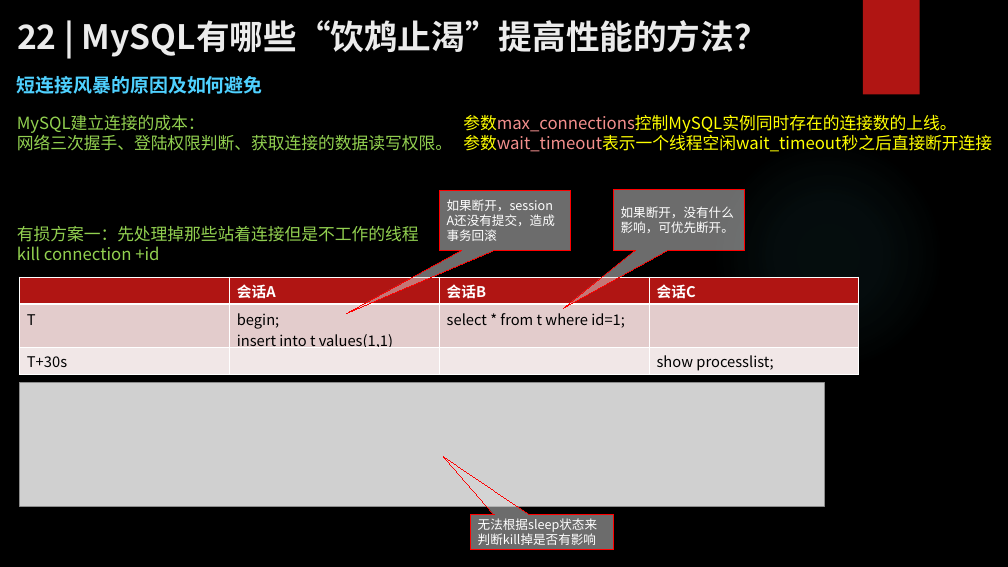
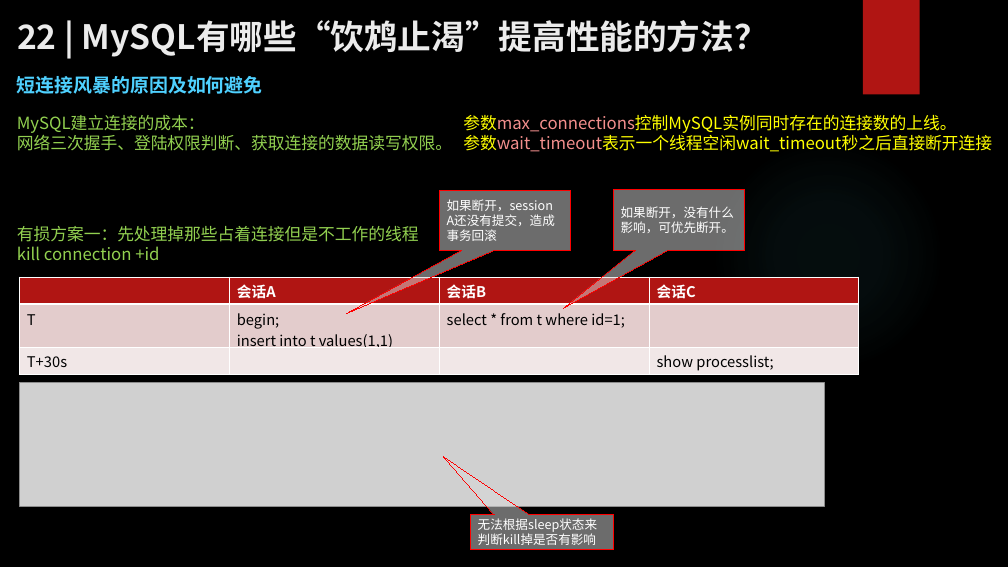
Before and after one commit to zhangkekf/reading-notes, a slide deck: slide 2 of MySQL实战/22MySQL有哪些“饮鸩止渴”提高性能的方法？.pptx. Drawn at 1008x567 pixels with LibreOffice and Linux fonts; fonts in the diff are those of the drawing; grey boxes stand for pictures; background and template pictures are left out. Boxes give left, top, right and bottom in pixels: in the first picture for what was removed or moved away, otherwise in the second. Text is boxed around its words. In the diff, an @@ line names an element or a change of style, - is before the commit and + after.

```diff
--- a/MySQL实战/22MySQL有哪些“饮鸩止渴”提高性能的方法？.pptx
+++ b/MySQL实战/22MySQL有哪些“饮鸩止渴”提高性能的方法？.pptx
@@ text at bbox=[17, 226, 419, 242]: text changed @@
-有损方案一：先处理掉那些站着连接但是不工作的线程
+有损方案一：先处理掉那些占着连接但是不工作的线程
```
Also in this commit, not shown: 2 other files.
